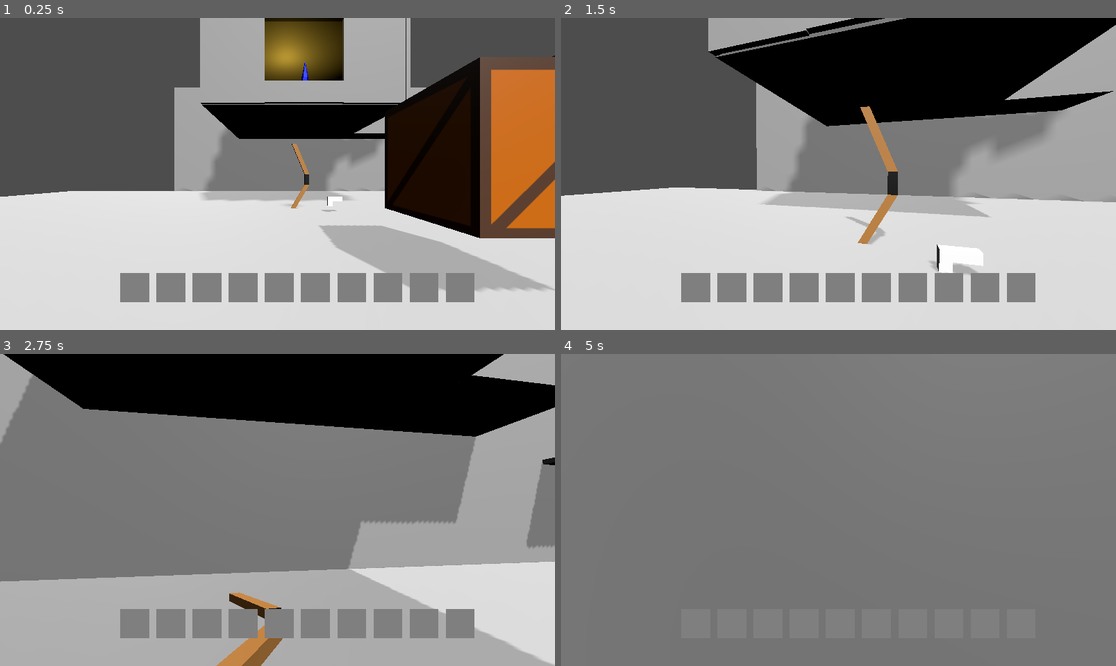
Above: before the commit, frames 1-4 (two rows, left to right).
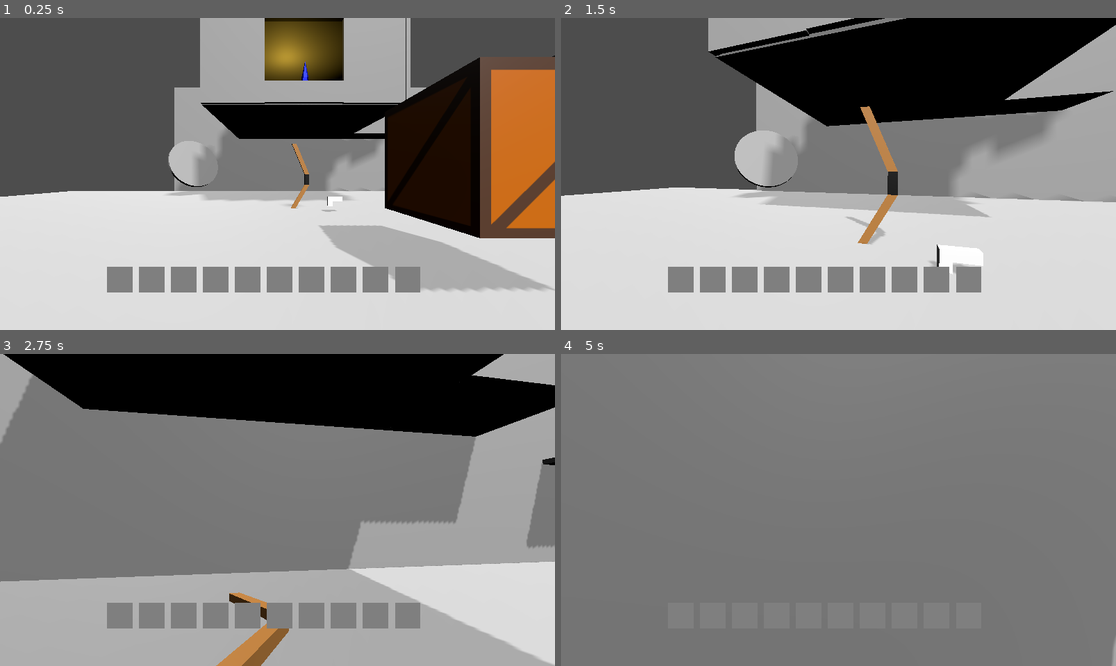
Above: after the commit, the same moments.

Repository: jneisen/immersivesim
Game: Godot game, scene res://Scenes/test.tscn
Two runs of this game, one before a commit and one after it. Both use one fixed random seed, a clock stepped at 60 frames per second and the inputs below.
Inputs (mouse positions are in pixels of both pictures, inside the frame that each line leads up to):
- Up to frame 1 (0.25 s): no input
- Up to frame 2 (1.5 s): move the mouse to (866, 174) at 0.52 s; press the mouse at (866, 174) at 0.53 s; hold W (forward) from 0.53 s (still down); tap Space (jump) at 0.77, 1.07 s; right-click (866, 174) at 0.8 s; move the mouse to (810, 174) at 1.27 s; release the mouse at (810, 174) at 1.28 s; right-click (810, 174) at 1.35 s
- Up to frame 3 (2.75 s): keep holding W (forward); tap Space (jump) at 1.52, 1.55, 1.82, 2.1 s; move the mouse to (288, 503) at 2.02 s; press the mouse at (288, 503) at 2.03 s
- Up to frame 4 (5 s): keep holding W (forward); move the mouse to (832, 516) at 2.77 s; release the mouse at (832, 516) at 2.78 s; click (832, 516) at 2.85 s; tap Space (jump) at 3.02, 3.32, 3.77, 3.8, 4.07, 4.52, 4.82 s; right-click (832, 516) at 3.05 s; move the mouse to (877, 513) at 3.52 s; tap 0 (hotbar_slot_0) at 3.6 s; tap Escape (esc) at 4.15 s; tap Enter at 4.25 s; move the mouse to (794, 506) at 4.27 s; tap 1 (hotbar_slot_1) at 4.35 s; click (794, 506) at 4.55 s

The runs differ from the first frame. In frame 1, 5.1% of the frame differs, in the area x 19-86%, y 39-92%; in frame 2, 5.4%, in the area x 19-86%, y 36-92%; in frame 3, 4.3%; in frame 4, less than 0.1%.

Commit message:
added a target, a background for text fields, the ability for the UI to scale with the camera size, and a main player script for overarching purposes (health, dying, progress, stats, ect)

Diff:
--- a/Prefabs/Projectiles/Arrow.tscn
+++ b/Prefabs/Projectiles/Arrow.tscn
@@ -13,12 +13,13 @@
 contact_monitor = true
 max_contacts_reported = 1
 script = ExtResource("1_x05lk")
+size = 3
 
 [node name="CollisionShape3D" type="CollisionShape3D" parent="."]
-transform = Transform3D(1, 0, 0, 0, -4.37114e-08, -1, 0, 1, -4.37114e-08, 0, 0, -1.27171)
+transform = Transform3D(1, 0, 0, 0, -4.37114e-08, -1, 0, 1, -4.37114e-08, 0, 0, 1.60626)
 shape = SubResource("CapsuleShape3D_vlyk4")
 
 [node name="arrow" parent="." instance=ExtResource("2_8d5rp")]
-transform = Transform3D(1, 0, 0, 0, 1, 0, 0, 0, 1, 0, 0, -2.53785)
+transform = Transform3D(1, 0, 0, 0, 1, 0, 0, 0, 1, 0, 0, 0.340115)
 
 [connection signal="body_entered" from="." to="." method="_on_body_entered"]
--- /dev/null
+++ b/Prefabs/Scenary/target.tscn
@@ -0,0 +1,29 @@
+[gd_scene load_steps=5 format=3 uid="uid://bu2p08qc75e2i"]
+
+[ext_resource type="Script" uid="uid://c4d44kmisvwa0" path="res://Scripts/Dynamic Objects/target.gd" id="1_30ngm"]
+[ext_resource type="PackedScene" uid="uid://mel5g1yf7pl4" path="res://Models/Scenary/indicator.glb" id="2_kvtca"]
+
+[sub_resource type="CylinderShape3D" id="CylinderShape3D_kvtca"]
+height = 0.25
+radius = 2.0
+
+[sub_resource type="CylinderMesh" id="CylinderMesh_h34ky"]
+top_radius = 2.0
+bottom_radius = 2.0
+height = 0.25
+
+[node name="Target" type="StaticBody3D" node_paths=PackedStringArray("bottomPoint", "topPoint", "leftPoint", "rightPoint")]
+collision_layer = 9
+collision_mask = 31
+script = ExtResource("1_30ngm")
+indicator = ExtResource("2_kvtca")
+bottomPoint = NodePath("")
+topPoint = NodePath("")
+leftPoint = NodePath("")
+rightPoint = NodePath("")
+
+[node name="CollisionShape3D" type="CollisionShape3D" parent="."]
+shape = SubResource("CylinderShape3D_kvtca")
+
+[node name="MeshInstance3D" type="MeshInstance3D" parent="."]
+mesh = SubResource("CylinderMesh_h34ky")
--- a/Scenes/UI/WrittenTextUI.tscn
+++ b/Scenes/UI/WrittenTextUI.tscn
@@ -5,26 +5,27 @@
 
 [node name="WrittenTextUi" type="Control" node_paths=PackedStringArray("richTextLabel")]
 layout_mode = 3
-anchors_preset = 15
-anchor_right = 1.0
-anchor_bottom = 1.0
-grow_horizontal = 2
-grow_vertical = 2
+anchors_preset = 0
 script = ExtResource("1_180uo")
 richTextLabel = NodePath("RichTextLabel")
 
 [node name="RichTextLabel" type="RichTextLabel" parent="."]
 custom_minimum_size = Vector2(400, 500)
 layout_mode = 1
-anchors_preset = 8
+anchors_preset = 5
 anchor_left = 0.5
-anchor_top = 0.5
 anchor_right = 0.5
-anchor_bottom = 0.5
-offset_left = -20.0
-offset_top = -20.0
-offset_right = 20.0
-offset_bottom = 20.0
+offset_left = -100.0
+offset_right = 300.0
+offset_bottom = 500.0
 grow_horizontal = 2
-grow_vertical = 2
 theme_override_styles/background = ExtResource("2_0g8f2")
+text = "Test"
+
+[node name="ColorRect" type="ColorRect" parent="."]
+z_index = -10
+layout_mode = 0
+offset_left = -105.0
+offset_right = 295.0
+offset_bottom = 500.0
+color = Color(0, 0, 0, 0.52549)
--- a/Scenes/player.tscn
+++ b/Scenes/player.tscn
@@ -1,5 +1,6 @@
-[gd_scene load_steps=14 format=3 uid="uid://bmtin1einpkqv"]
+[gd_scene load_steps=15 format=3 uid="uid://bmtin1einpkqv"]
 
+[ext_resource type="Script" uid="uid://bppri053niccw" path="res://Scripts/Player/player.gd" id="1_3smsa"]
 [ext_resource type="Script" uid="uid://r8du7y6qsl5c" path="res://Scripts/Player/player_controller.gd" id="1_v0iea"]
 [ext_resource type="PackedScene" uid="uid://c65r6l1xq3b34" path="res://Scenes/UI/playerUI.tscn" id="2_cvnsp"]
 [ext_resource type="Texture2D" uid="uid://cd16chitavl8i" path="res://Textures/objectHighlight.png" id="3_6t5aa"]
@@ -106,12 +107,14 @@
 }
 
 [node name="Player" type="Node3D"]
+script = ExtResource("1_3smsa")
 
-[node name="CharacterBody3D" type="CharacterBody3D" parent="." node_paths=PackedStringArray("camera", "lookRay", "playerUI", "objectHighlighter", "inventory", "playerHand", "heldObjectNode")]
+[node name="CharacterBody3D" type="CharacterBody3D" parent="." node_paths=PackedStringArray("camera", "lookRay", "player", "playerUI", "objectHighlighter", "inventory", "playerHand", "heldObjectNode")]
 collision_mask = 13
 script = ExtResource("1_v0iea")
 camera = NodePath("Camera3D")
 lookRay = NodePath("LookCast")
+player = NodePath("..")
 playerUI = NodePath("../PlayerUi")
 objectHighlighter = NodePath("../ObjectHighlighter")
 inventory = NodePath("../Inventory")
@@ -137,10 +140,11 @@
 target_position = Vector3(0, 0, -2.5)
 collision_mask = 15
 
-[node name="Hand" type="Node3D" parent="CharacterBody3D" node_paths=PackedStringArray("player", "animationPlayer", "hitCast")]
+[node name="Hand" type="Node3D" parent="CharacterBody3D" node_paths=PackedStringArray("player", "playerController", "animationPlayer", "hitCast")]
 transform = Transform3D(-3.61999e-06, 0.34202, 0.939693, 0, 0.939693, -0.34202, -1, -1.23811e-06, -3.40168e-06, 0.5, 0, -0.8)
 script = ExtResource("6_x3wgy")
-player = NodePath("..")
+player = NodePath("../..")
+playerController = NodePath("..")
 animationPlayer = NodePath("AnimationPlayer")
 hitCast = NodePath("../HitCast")
 
--- a/Scenes/test.tscn
+++ b/Scenes/test.tscn
@@ -9,6 +9,7 @@
 [ext_resource type="PackedScene" uid="uid://b2a0825qh7a6g" path="res://Prefabs/Items/bow.tscn" id="7_2cgwh"]
 [ext_resource type="PackedScene" uid="uid://b7ikesuulnwkl" path="res://Prefabs/Items/needle.tscn" id="7_5wyu1"]
 [ext_resource type="PackedScene" uid="uid://brhqqwvhk4xyj" path="res://Prefabs/Items/pistol.tscn" id="8_0c07c"]
+[ext_resource type="PackedScene" uid="uid://bu2p08qc75e2i" path="res://Prefabs/Scenary/target.tscn" id="10_iaow0"]
 
 [sub_resource type="BoxShape3D" id="BoxShape3D_o3qbn"]
 size = Vector3(40, 0.25, 40)
@@ -305,3 +306,6 @@
 
 [node name="Pistol" parent="Dynamic Objects" instance=ExtResource("8_0c07c")]
 transform = Transform3D(1, 0, 0, 0, 1, 0, 0, 0, 1, -0.96142, -1.57188, -5.61403)
+
+[node name="Target" parent="Dynamic Objects" instance=ExtResource("10_iaow0")]
+transform = Transform3D(0.707107, 0.664463, 0.241845, 0, 0.34202, -0.939692, -0.707107, 0.664463, 0.241845, -10.0763, 0.292727, -13.5578)
--- a/Scripts/Dynamic Objects/Projectiles/bullet.gd
+++ b/Scripts/Dynamic Objects/Projectiles/bullet.gd
@@ -1,6 +1,7 @@
 extends RigidBody3D
 
 var damage = 5
+@export var size = 0
 
 func _physics_process(_delta: float) -> void:
 	look_at(linear_velocity * 10)
@@ -8,4 +9,6 @@
 func _on_body_entered(body: Node) -> void:
 	if(body is RigidBody3D && body.collision_layer & 8 > 0):
 		body.damage(damage)
+	if(body.collision_layer & 8 > 0 && body.has_method("hit")):
+			body.hit(global_position)
 	queue_free()
--- /dev/null
+++ b/Scripts/Dynamic Objects/target.gd
@@ -0,0 +1,40 @@
+extends StaticBody3D
+
+@export var indicator : PackedScene
+var radius : float
+var m_basis : Basis
+var max_indicators : int = 5
+var num_indicators : int = 0
+var indicators : Array
+
+func _ready() -> void:
+	radius = $CollisionShape3D.shape.radius
+	calculateBasis()
+	indicators.resize(max_indicators)
+
+func calculateBasis():
+	var x_rotation = rotation.x + (PI / 2 - rotation.x)
+	var reverse = 1
+	if(rotation.x > PI / 2): reverse = -1
+	m_basis.x = Vector3(cos(rotation.y), 0, 0) * reverse
+	m_basis.y = -Vector3(0, cos(x_rotation), sin(x_rotation))
+	m_basis.z = -Vector3(sin(rotation.y), 0, 0) * reverse
+
+func hit(pos : Vector3):
+	# instantiate a red sphere at the location
+	var newObj = indicator.instantiate()
+
+	num_indicators += 1
+	if(num_indicators > max_indicators):
+		indicators[num_indicators % max_indicators].queue_free()
+	indicators[num_indicators % max_indicators] = newObj
+
+	newObj.position = pos - global_position
+	add_child(newObj)
+	newObj.position = m_basis * newObj.position
+	if(newObj.position.x * newObj.position.x + newObj.position.z * newObj.position.z > radius * radius):
+		newObj.position = radius * newObj.position.normalized()
+
+func damage(value):
+	# could display a damage text?
+	pass
--- a/Scripts/Player/held_object_behavior.gd
+++ b/Scripts/Player/held_object_behavior.gd
@@ -1,6 +1,7 @@
 extends Node3D
 
-@export var player : CharacterBody3D
+@export var player : Node3D
+@export var playerController : CharacterBody3D
 @export var animationPlayer : AnimationPlayer
 @export var hitCast : RayCast3D
 
@@ -15,25 +16,7 @@
 
 func _physics_process(delta: float) -> void:
 	if(drawingBow && (animationPlayer.current_animation == "" || started)):
-		started = true
-		if(Input.is_action_pressed("fire")):
-			if(animationPlayer.current_animation == ""):
-				animationPlayer.play("ranged_weapon_shudder")
-			timePassed += delta
-			# when its released, fire the projectile
-		else:
-			var arrow = currentObject.projectile.instantiate()
-			var look_dir = player.getLookDir()
-			var look_vector3 = Vector3(sin(look_dir.x), sin(-look_dir.y - PI / 72), -cos(look_dir.x))
-			var firing_time = currentObject.projectile_speed * min(1, timePassed / currentObject.firing_speed)
-			arrow.linear_velocity = currentObject.projectile_speed * look_vector3 * firing_time
-			arrow.position = global_position
-			arrow.look_at_from_position(global_position, arrow.linear_velocity * 10)
-			get_tree().root.add_child(arrow)
-			animationPlayer.play("ranged_weapon_fire")
-			timePassed = 0
-			drawingBow = false
-			started = false
+		bowLogic(delta)
 func holdingItem(object : Item):
 	notHoldingItem()
 	if(!object):
@@ -59,29 +42,64 @@
 func useHeldItem():
 	if(!currentObject):
 		return
+	elif(currentObject.type == "Consumable"):
+		#TODO play anim based on variety (food / drink / medicine)
+		currentObject.amount -= 1
+		player.add_health(currentObject.health_amount)
 	elif(currentObject.type == "Melee Weapon"):
 		animationPlayer.speed_scale = currentObject.swing_speed
 		currentMeleeRange = currentObject.range
 		animationPlayer.play("melee_weapon_swing")
 	elif(currentObject.type == "Ranged Weapon"):
 		if(currentObject.firing_type == "gun" && animationPlayer.current_animation == ""):
-			# spawn a bullet in look_dir
-			var bullet = currentObject.projectile.instantiate()
-			var look_dir = player.getLookDir()
-			var look_vector3 = Vector3(sin(look_dir.x), sin(-look_dir.y - PI / 72), -cos(look_dir.x))
-			bullet.linear_velocity = currentObject.projectile_speed * look_vector3
-			bullet.look_at_from_position(global_position, bullet.linear_velocity * 10)
-			bullet.position = global_position
-			get_tree().root.add_child(bullet)
-			animationPlayer.speed_scale = currentObject.firing_speed
-			animationPlayer.play("ranged_weapon_fire")
-		if(currentObject.firing_type == "bow"):
+			gunLogic()
+		elif(currentObject.firing_type == "bow"):
 			animationPlayer.speed_scale = 1.5
 			drawingBow = true
 
+func bowLogic(delta : float):
+	started = true
+	if(Input.is_action_pressed("fire")):
+		if(animationPlayer.current_animation == ""):
+			animationPlayer.play("ranged_weapon_shudder")
+		timePassed += delta
+		# when its released, fire the projectile
+	else:
+		var arrow = currentObject.projectile.instantiate()
+		var look_dir = playerController.getLookDir()
+		var look_vector3 = Vector3(sin(look_dir.x), sin(-look_dir.y - PI / 72), -cos(look_dir.x))
+		var firing_time = currentObject.projectile_speed * min(1, timePassed / currentObject.firing_speed)
+
+		arrow.linear_velocity = currentObject.projectile_speed * look_vector3 * firing_time
+		arrow.position = global_position
+		arrow.look_at_from_position(global_position, arrow.linear_velocity * 10)
+		get_tree().root.add_child(arrow)
+
+		arrow.position += look_vector3 * arrow.size
+		animationPlayer.play("ranged_weapon_fire")
+
+		timePassed = 0
+		drawingBow = false
+		started = false
+
+func gunLogic():
+	# spawn a bullet in look_dir
+	var bullet = currentObject.projectile.instantiate()
+	var look_dir = playerController.getLookDir()
+	var look_vector3 = Vector3(sin(look_dir.x), sin(-look_dir.y - PI / 72), -cos(look_dir.x))
+
+	bullet.linear_velocity = currentObject.projectile_speed * look_vector3
+	bullet.look_at_from_position(global_position, bullet.linear_velocity * 10)
+	bullet.position = global_position
+	get_tree().root.add_child(bullet)
+
+	bullet.position += look_vector3 * bullet.size
+	animationPlayer.speed_scale = currentObject.firing_speed
+	animationPlayer.play("ranged_weapon_fire")
+
 func raycastInFront():
 	# use player raycast
-	var look_dir = player.getLookDir()
+	var look_dir = playerController.getLookDir()
 	hitCast.target_position = Vector3(0, 0, -currentMeleeRange * 2.5)
 	hitCast.rotation = Vector3(-look_dir.y, 0, 0)
 	var collision = hitCast.get_collider()
--- /dev/null
+++ b/Scripts/Player/player.gd
@@ -0,0 +1,13 @@
+extends Node3D
+
+var health = 100
+
+func add_health(val):
+	health += val
+	if(health > 100):
+		health = 100
+	if(health < 1):
+		died()
+
+func died():
+	pass
--- a/Scripts/Player/player_controller.gd
+++ b/Scripts/Player/player_controller.gd
@@ -1,15 +1,16 @@
 extends CharacterBody3D
 
-@export_range(5, 20, 1) var speed : float = 10
+var speed : float = 10
 var friction : float = 0.8
 var airFriction : float = 0.98
-@export_range(0, 1, 0.05) var airAccelerationFraction : float = 0.1
-@export_range(0, 10, 0.1) var acceleration : float = 1.5
-@export_range(5, 20, 1) var jump : float = 10
+var airAccelerationFraction : float = 0.1
+var acceleration : float = 1.5
+var jump : float = 10
 
 @export var camera : Camera3D
 @export var lookRay : RayCast3D
 
+@export var player : Node3D
 @export var playerUI : Control
 @export var objectHighlighter : Sprite3D
 @export var inventory : Node3D
@@ -21,6 +22,8 @@
 
 const SQRTOFTWO = 1.4142
 
+var disabledInput : bool = false
+
 var forward : bool = false
 var left : bool = false
 var right : bool = false
@@ -32,42 +35,49 @@
 
 func _ready() -> void:
 	Input.mouse_mode = Input.MOUSE_MODE_CAPTURED
+	process_mode = Node.PROCESS_MODE_ALWAYS
 
 func _unhandled_input(event: InputEvent) -> void:
-	if event is InputEventMouseMotion:
+	if event is InputEventMouseMotion && !disabledInput:
 		look_dir += event.relative * 0.005
 
 func _process(_delta : float) -> void:
-	if(Input.is_action_pressed("forward")):
-		forward = true
+	if(!disabledInput):
+		if(Input.is_action_pressed("forward")):
+			forward = true
+		else:
+			forward = false
+		if(Input.is_action_pressed("left")):
+			left = true
+		else:
+			left = false
+		if(Input.is_action_pressed("right")):
+			right = true
+		else:
+			right = false
+		if(Input.is_action_pressed("backward")):
+			backward = true
+		else:
+			backward = false
+
+		if(Input.is_action_just_pressed("fire")):
+			playerHand.useHeldItem()
+
+		hotbarInput()
 	else:
 		forward = false
-	if(Input.is_action_pressed("left")):
-		left = true
-	else:
 		left = false
-	if(Input.is_action_pressed("right")):
-		right = true
-	else:
 		right = false
-	if(Input.is_action_pressed("backward")):
-		backward = true
-	else:
 		backward = false
 
-	if(Input.is_action_just_pressed("fire")):
-		playerHand.useHeldItem()
-
 	if(Input.is_action_just_pressed("esc")):
-		if(lookingAtText):
+		if(lookingAtText || disabledInput):
 			# hide the text
 			playerUI.hideTextbox()
 			unpauseGame()
 		else:
 			# show the main menu and pause
 			pauseGame()
-
-	hotbarInput()
 
 func hotbarInput():
 	if(Input.is_action_just_pressed("hotbar_slot_1")):
@@ -117,7 +127,7 @@
 	if(backward):
 		velocity += airCoefficient * acceleration * Vector3(-sin(look_dir.x), 0, cos(look_dir.x))
 
-	if(Input.is_action_just_pressed("jump") && is_on_floor()):
+	if(Input.is_action_just_pressed("jump") && is_on_floor() && !disabledInput):
 		velocity.y += jump
 	elif(is_on_floor()):
 		velocity.y = 0
@@ -149,7 +159,7 @@
 	if(collision == null):
 		objectHighlighter.hide()
 		return
-	if(collision.collision_layer & 2 > 0):
+	if(collision.collision_layer & 2 > 0 && !inventory.isHoldingItem()):
 		# highlight
 		objectHighlighter.unhide()
 		objectHighlighter.move(camera.global_position, collision)
@@ -157,7 +167,7 @@
 			if(collision.getObjectType() == "PickupFromWorld"):
 				collision.interact()
 				inventory.addItem(collision.objectName)
-			elif(collision.getObjectType() == "PickupInWorld" && !inventory.isHoldingItem()):
+			elif(collision.getObjectType() == "PickupInWorld"):
 				collision.interact(self, heldObjectNode)
 				heldObject = collision
 				objectHighlighter.hide()
@@ -188,7 +198,13 @@
 	await get_tree().create_timer(0.1).timeout
 	heldObject = null
 
+func damage(val):
+	player.add_health(-val)
+
 func pauseGame():
-	pass
+	disabledInput = true
+	get_tree().paused = true
+
 func unpauseGame():
-	pass
+	disabledInput = false
+	get_tree().paused = false
--- a/Scripts/Player/player_ui_controller.gd
+++ b/Scripts/Player/player_ui_controller.gd
@@ -2,8 +2,8 @@
 
 var emptyHotbarSlot : Texture2D = preload("res://Icons/blank.png")
 var styleBox = preload("res://Misc/text_style_box.tres")
-var initialHotbarImageLocation : Vector2 = Vector2(250, 530)
-var initialHotbarTextLocation : Vector2 = Vector2(245, 595)
+var initialHotbarImageLocation : Vector2
+var initialHotbarTextLocation : Vector2
 var offset = Vector2(75, 0)
 var textSize = Vector2(70, 50)
 
@@ -16,6 +16,8 @@
 var writtenTextUI : Control
 
 func _ready() -> void:
+	get_tree().get_root().size_changed.connect(updateWindow)
+	updateWindow()
 	# setup written text overlay
 	var overlay = preload("res://Scenes/UI/WrittenTextUI.tscn")
 	writtenTextUI = overlay.instantiate()
@@ -41,6 +43,13 @@
 		hotbarImageArray.append(hotbarImage)
 		hotbarTextArray.append(hotbarText)
 
+func updateWindow():
+	var scaling_amount = get_viewport_rect().size.x / 1300
+	scale = Vector2(scaling_amount, scaling_amount)
+	var y_pos = get_viewport_rect().size.y - get_viewport_rect().size.y / 10
+	initialHotbarImageLocation = Vector2(250, y_pos)
+	initialHotbarTextLocation = Vector2(245, y_pos + 65)
+
 func changeHotbarSlot(itemName : String, hotbarSlot : int):
 	if(hotbarSlot > 9 || hotbarSlot < 0):
 		print("Wrong number for hotbar slot!!!")
--- a/Scripts/Player/written_text_ui.gd
+++ b/Scripts/Player/written_text_ui.gd
@@ -10,6 +10,8 @@
 
 func _ready() -> void:
 	readFile("res://Data/written_words.xml")
+	position = Vector2(get_viewport_rect().size.x / 2, 50)
+
 
 func readFile(file : String):
 	# search through the xml file for the correct name
--- a/project.godot
+++ b/project.godot
@@ -51,6 +51,7 @@
 fire={
 "deadzone": 0.2,
 "events": [Object(InputEventMouseButton,"resource_local_to_scene":false,"resource_name":"","device":-1,"window_id":0,"a …(253 unchanged characters)…
+, Object(InputEventKey,"resource_local_to_scene":false,"resource_name":"","device":-1,"window_id":0,"alt_pressed":false,"shift_pressed":false,"ctrl_pressed":false,"meta_pressed":false,"pressed":false,"keycode":0,"physical_keycode":70,"key_label":0,"unicode":102,"location":0,"echo":false,"script":null)
 ]
 }
 esc={
Binary file added: Models/Scenary/indicator.glb
Not shown, added: Models/Scenary/indicator.glb.import
Not shown: 1 places in Scenes/test.tscn that only renumber resources
Not shown, added: Scripts/Dynamic Objects/target.gd.uid
Not shown, added: Scripts/Player/player.gd.uid
